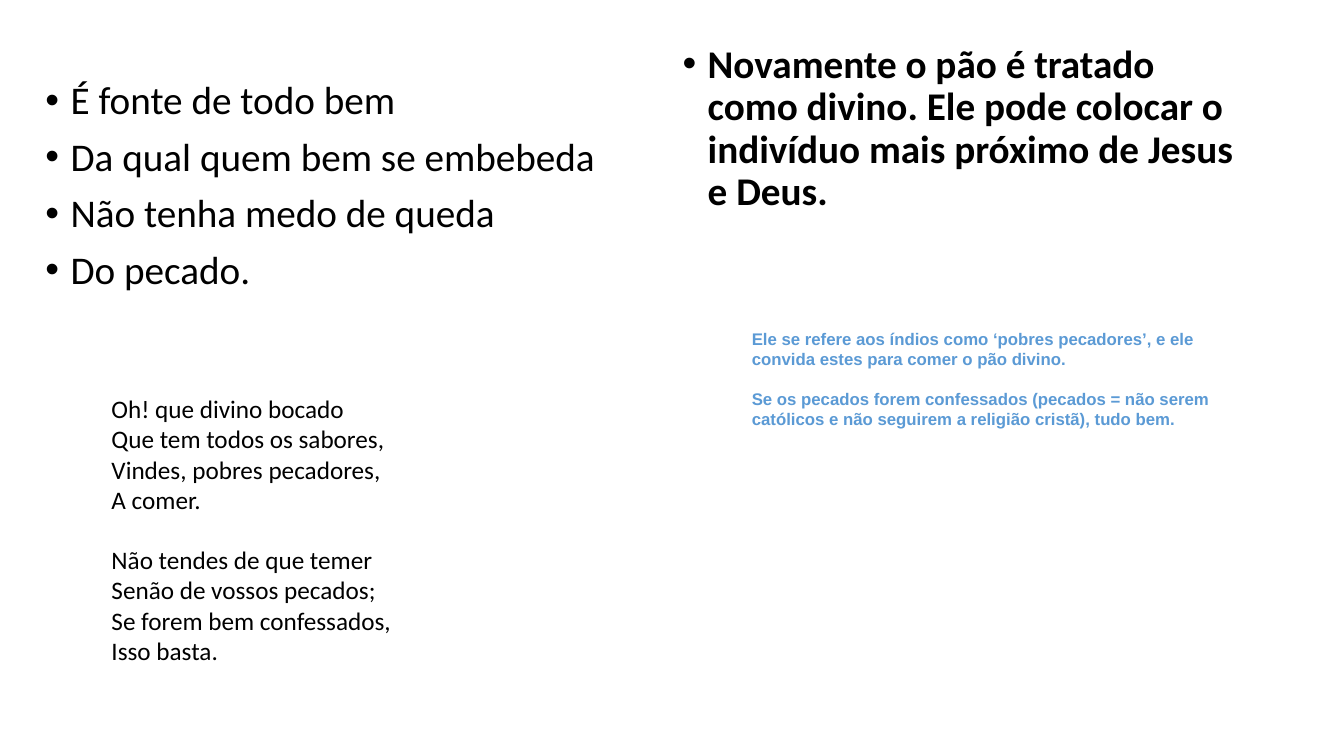
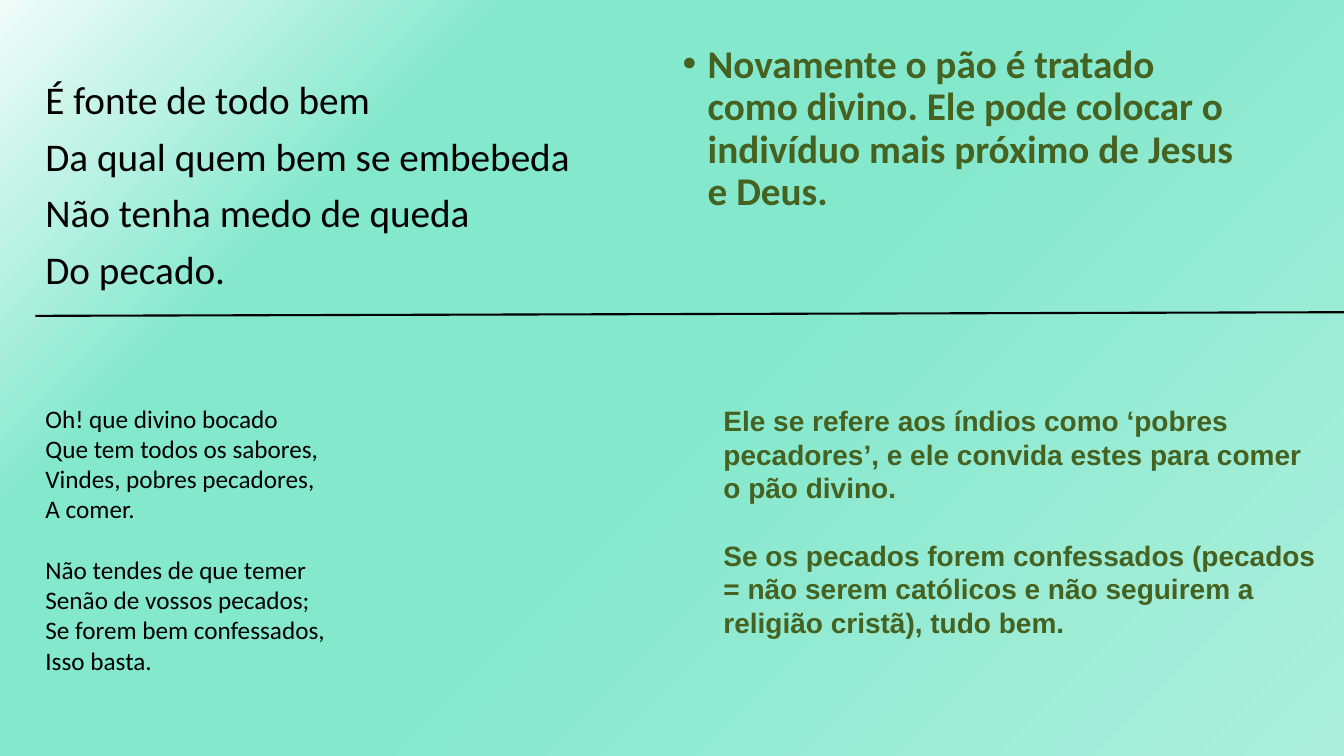
Before and after one commit to GabrielDSS0/ETEC-Coisas-Escolares, a slide deck: slide 4 of 1 etim ds 2022/LPL/Padre José de Anchieta - Poema/Ao Santíssimo Sacramento.pptx. Drawn at 1344x756 pixels with LibreOffice and Linux fonts; fonts in the diff are those of the drawing. Boxes give left, top, right and bottom in pixels: in the first picture for what was removed or moved away, otherwise in the second. Text is boxed around its words. In the diff, an @@ line names an element or a change of style, - is before the commit and + after.

Commit message:
update LPL

```diff
--- a/1 etim ds 2022/LPL/Padre José de Anchieta - Poema/Ao Santíssimo Sacramento.pptx
+++ b/1 etim ds 2022/LPL/Padre José de Anchieta - Poema/Ao Santíssimo Sacramento.pptx
@@ background #FFFFFF to gradient #F1FCF9 to #83E8CC to #ACEFDD @@
@@ text "Novamente o pão é tratado ..." at (x1=708, y1=50, x2=1233, y2=206): text colour #000000 to #466221 @@
@@ text "É fonte de todo bem" at (x1=45, y1=82, x2=569, y2=291): bullet • to none @@
@@ line added from (35, 316) to (1344, 313), #000000 1.5 pt @@
@@ text "Oh! que divino bocado" moved from (x1=111, y1=400, x2=391, y2=661) to (x1=45, y1=410, x2=325, y2=670) @@
@@ text "Ele se refere aos índios ..." moved from (x1=752, y1=332, x2=1208, y2=429) to (x1=723, y1=410, x2=1315, y2=638) @@
@@ text "Ele se refere aos índios ..." at (x1=723, y1=410, x2=1315, y2=638): size 12 to 20 pt, text colour #5B9AD5 to #466221 @@
```
Also in this commit, not shown: 13 other slides changed.
